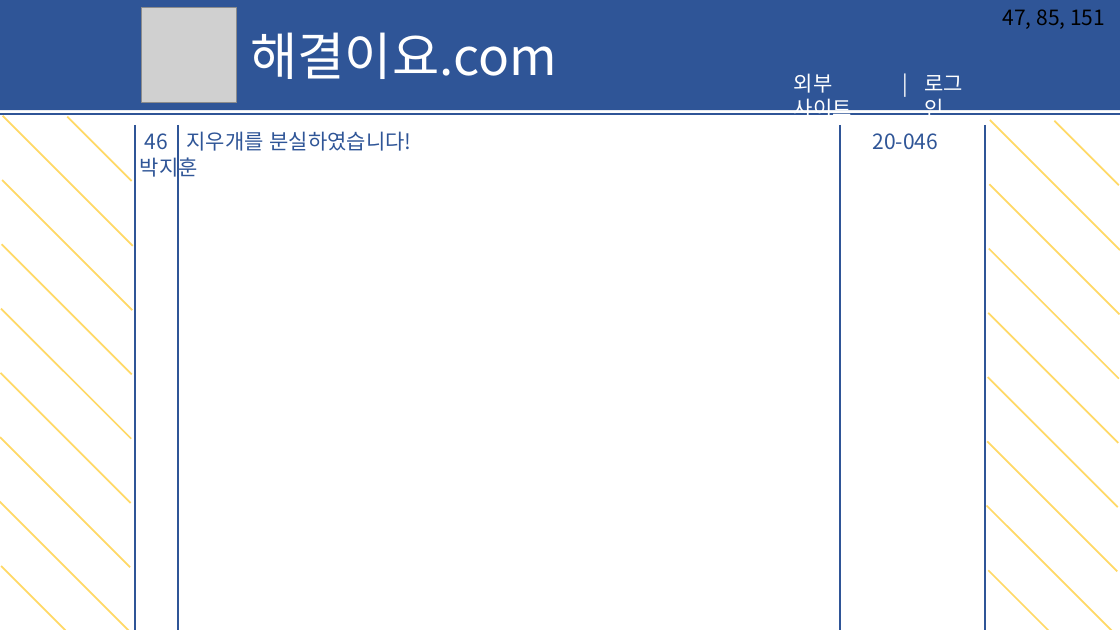
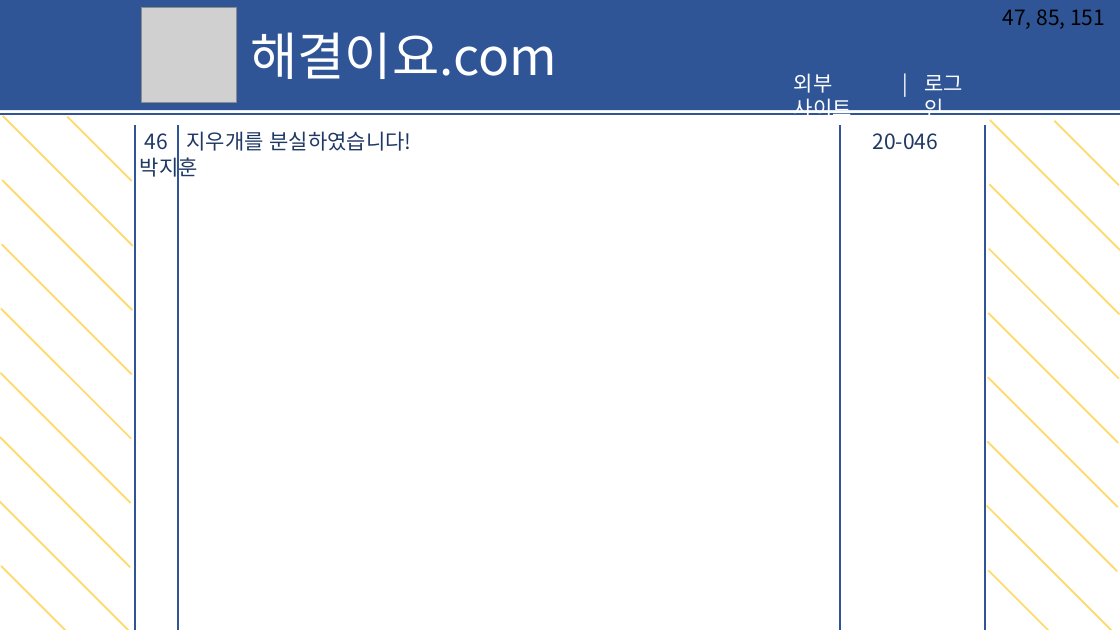
Before and after one commit to oxjihun/haegyeol.io, a slide deck: slide 2 of images/design.pptx. Drawn at 1120x630 pixels with LibreOffice and Linux fonts; fonts in the diff are those of the drawing; grey boxes stand for pictures. Boxes give left, top, right and bottom in pixels: in the first picture for what was removed or moved away, otherwise in the second. Text is boxed around its words. In the diff, an @@ line names an element or a change of style, - is before the commit and + after.

```diff
--- a/images/design.pptx
+++ b/images/design.pptx
@@ text "46 지우개를 분실하였습니다! 20-046 박지훈" at [140, 131, 412, 180]: text colour #2F5597 to #203864 @@
```
Also in this commit, not shown: 3 other slides changed, 3 slides added, 11 other files.
